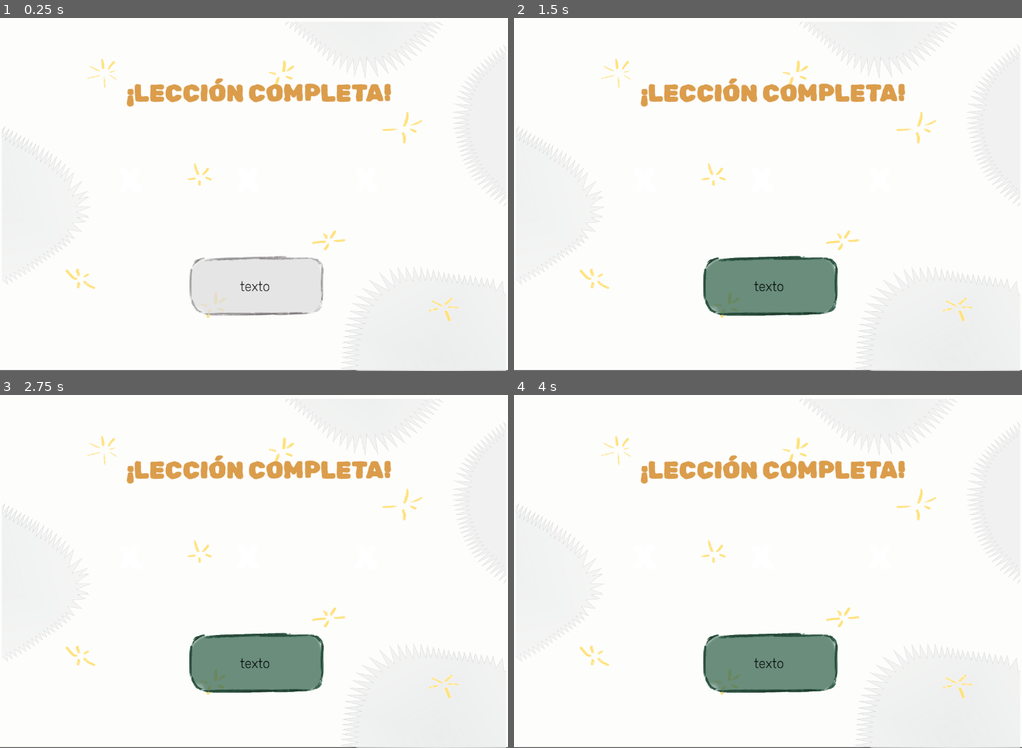
Above: before the commit, frames 1-4 (two rows, left to right).
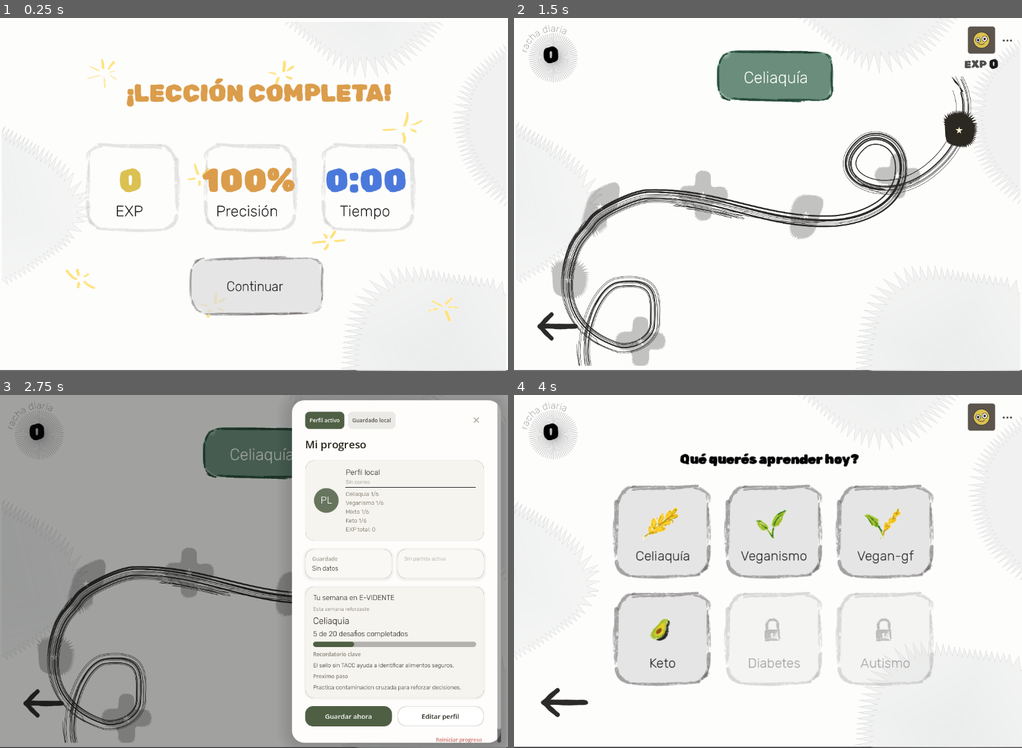
Above: after the commit, the same moments.

Repository: TTIP-e-vidente/e-vidente
Game: Godot game, scene res://mapas/Finalización-Partida.tscn
Two runs of this game, one before a commit and one after it. Both use one fixed random seed, a clock stepped at 60 frames per second and the inputs below. This scene is started directly instead of the project's main scene. Sound files missing from this copy of the repository are replaced by a short silence.
Inputs (mouse positions are in pixels of both pictures, inside the frame that each line leads up to):
- Up to frame 1 (0.25 s): no input
- Up to frame 2 (1.5 s): click "texto" (after the commit: "Continuar") at 0.5 s; click (961, 130) at 1.27 s
- Up to frame 3 (2.75 s): click (452, 416) at 2.02 s
- Up to frame 4 (4 s): click (971, 740) at 2.75 s, where only the run after the commit has a clickable "Reiniciar progreso"; click (666, 529) at 3.5 s, where only the run after the commit has a clickable "Celiaquía"

The runs differ from the first frame. In frame 1, 2.9% of the frame differs, in the area x 17-82%, y 35-78%; in frame 2, 19%; in frame 3, 66%, in the area x 0-100%, y 0-100%; in frame 4, 15%.
Error before the commit: Invalid assignment of property or key 'text' with value of type 'String' on a base object of type 'null instance'. (res://mapas/finalización_partida.gd:29)

Commit message:
Finalizacion partida con contenedores

Diff:
--- a/project/mapas/StatsContainer.tscn
+++ b/project/mapas/StatsContainer.tscn
@@ -14,6 +14,15 @@
 grow_horizontal = 2
 grow_vertical = 2
 script = ExtResource("1_vb1hf")
+
+[node name="Sprite2D" type="Sprite2D" parent="." unique_id=1360106723]
+modulate = Color(1, 1, 1, 0.5254902)
+self_modulate = Color(1, 1, 1, 0.5294118)
+position = Vector2(373.00003, 363)
+scale = Vector2(2.9439995, 2.9121342)
+texture = ExtResource("2_uxrmc")
+flip_h = true
+flip_v = true
 
 [node name="Panel" type="Panel" parent="." unique_id=1903114861]
 layout_mode = 2
--- a/project/mapas/finalización_partida.gd
+++ b/project/mapas/finalización_partida.gd
@@ -16,7 +16,6 @@
 @onready var mensaje: Label = $Mensaje
 @onready var audio_perfecto: AudioStreamPlayer2D = $AudioPerfecto
 @onready var audio_normal: AudioStreamPlayer2D = $AudioNormal
-@onready var titulo_nivel: Label = $TituloNivel/Label
 
 
 
@@ -26,7 +25,6 @@
 
 
 func _ready() -> void:
-	titulo_nivel.text = "Celiaquía"
 	# Iconos de los bloques de stats
 	#textura.texture = CUADRADO_2X_2
 	#textura_2.texture = CUADRADO_2X_2
